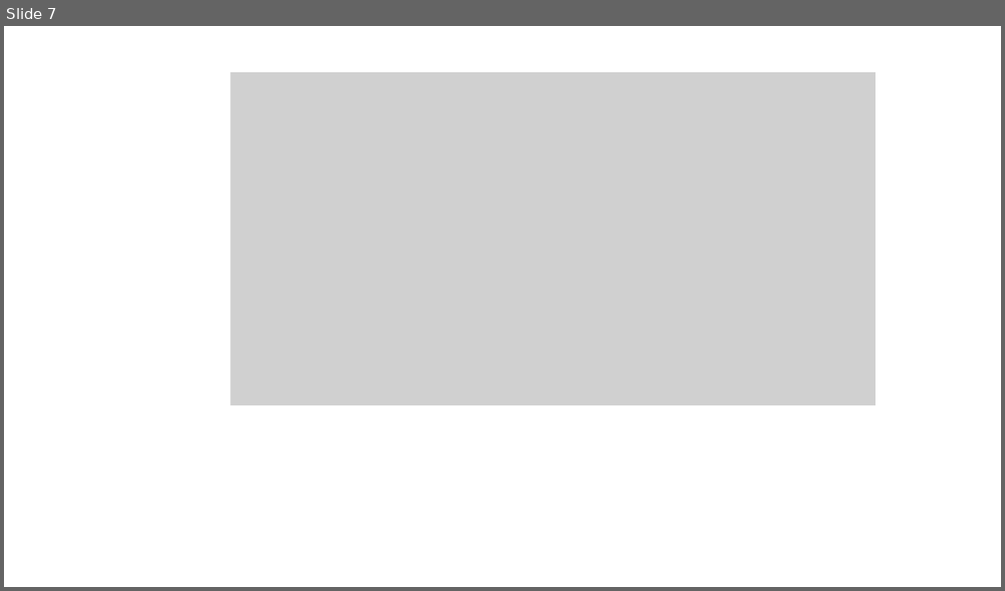
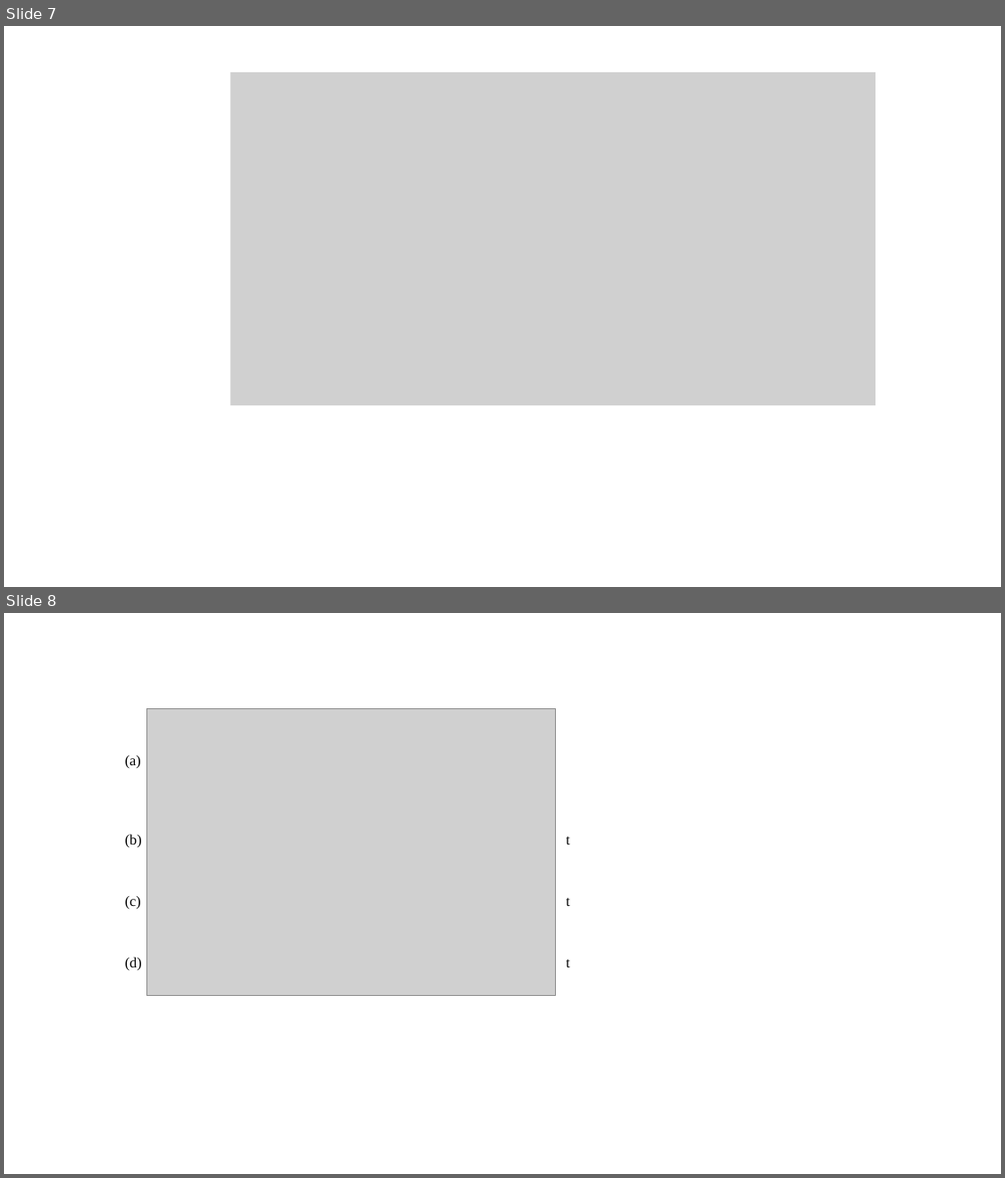
Before and after one commit to EnesAyaz/WPTMotor, a slide deck: BLDC-whatever/Journal-Image/Journal Images.pptx. Shown one above the other, each under a label of ours: slide 7 before the commit, slides 7 and 8 after it. The pictures are 1005x591 and 1005x1178 pixels, drawn with LibreOffice and Linux fonts; fonts in the diff are those of the drawing; grey boxes stand for pictures. Boxes give left, top, right and bottom in pixels: in the first picture for what was removed or moved away, otherwise in the second. Text is boxed around its words. In the diff, an @@ line names an element or a change of style, - is before the commit and + after.

```diff
--- a/BLDC-whatever/Journal-Image/Journal Images.pptx
+++ b/BLDC-whatever/Journal-Image/Journal Images.pptx
@@ slide 8 added at (4,613,1001,1174), background #FFFFFF @@
@@ picture added at (147,709,556,995) @@
@@ text added at (125,755,141,769), 14 pt, text #000000 @@
+(a)
@@ text added at (125,834,142,848), 14 pt, text #000000 @@
+(b)
@@ text added at (566,836,570,844), 14 pt, text #000000 @@
+t
@@ text added at (125,896,141,909), 14 pt, text #000000 @@
+(c)
@@ text added at (566,898,570,906), 14 pt, text #000000 @@
+t
@@ text added at (125,957,142,971), 14 pt, text #000000 @@
+(d)
@@ text added at (566,959,570,967), 14 pt, text #000000 @@
+t
```
Also in this commit, not shown: 20 other files.
